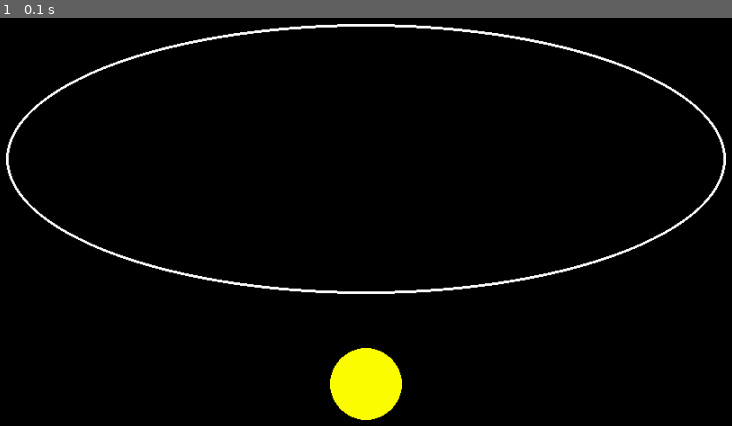
Above: before the commit, frame 1.
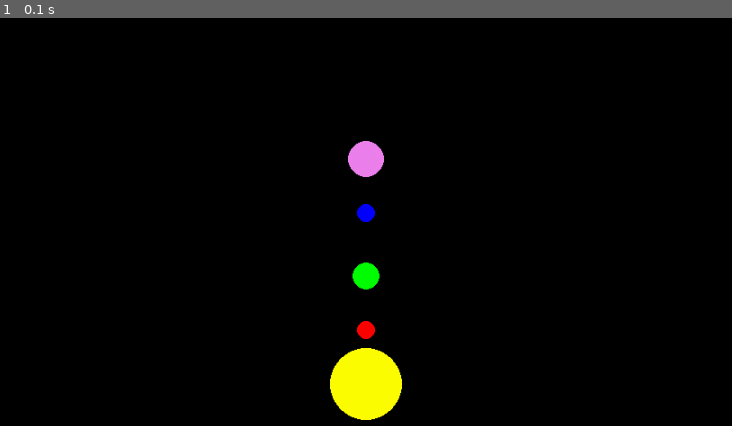
Above: after the commit, the same moment.

Repository: myhotchoc/Space-Simulator
Game: pygame game, started from Pygame Environmetnt.py
Two runs of this game, one before a commit and one after it. Both use one fixed random seed, a clock stepped at 60 frames per second and the inputs below.
Inputs:
- Up to frame 1 (0.1 s): no input

The runs differ from the first frame. In frame 1, 2.6% of the frame differs, in the area x 0-100%, y 1-79%.

Commit message:
Update Pygame Environmetnt.py

Diff:
--- a/Pygame Environmetnt.py
+++ b/Pygame Environmetnt.py
@@ -14,13 +14,24 @@
 GREEN = (0, 255, 0)
 RED = (255, 0, 0)
 YELLOW = (255,255,0)
+BLUE = (0, 0, 255)
+PURPLE = (238, 130, 238)
 
 class Planet(object):
-    def __init__(self, radius, orbital_dist, colour, speed):
+    def __init__(self, radius, orbital_dist, colour, speed, window):
         self.radius = radius
         self.orbital_dist = orbital_dist
         self.colour = colour
         self.speed = speed
+        self.window = window
+
+        #pygame.draw.circle(scree)
+
+    def placePlanet(self):
+
+        planet_pos = (centre[0], centre[1] - self.orbital_dist)
+
+        pygame.draw.circle(self.window, self.colour, planet_pos, self.radius)
 
 # Window size
 win_size = (1000, 1000)
@@ -30,7 +41,6 @@
 
 # Defining centre of screen
 centre = (int(win_size[0]/2), int(win_size[1]/2))
-pos = centre
 
 #Initialise window
 pygame.init()
@@ -48,16 +58,31 @@
         if item.type == pygame.QUIT:
             game_loop = False
 
-        #if item.type == pygame.MOUSEBUTTONUP:
-            #pos = (random.randint(0, win_size[0]), random.randint(0, win_size[1]))
-        #soz but this isn't needed becuase the sun doesn't move
+        if item.type == pygame.MOUSEBUTTONUP:
+            p1 = Planet(50, 1, RED, 10, screen)
+            p1.placePlanet()
+
 
     # Black background, white circle in centre
     screen.fill(BLACK)
-    circle1 = pygame.draw.circle(screen, YELLOW, pos, 40)
+
+    ## (win, col, pos, r)
+    sun = pygame.draw.circle(screen, YELLOW, centre, 40)
+
+    p1 = Planet(10, 60, RED, 10, screen)
+    p1.placePlanet()
+
+    p2 = Planet(15, 120, GREEN, 10, screen)
+    p2.placePlanet()
+
+    p3 = Planet(10, 190, BLUE, 10, screen)
+    p3.placePlanet()
+
+    p4 = Planet(20, 250, PURPLE, 10, screen)
+    p4.placePlanet()
 
 
-    ellipse1 = pygame.draw.ellipse(screen, WHITE, [100,100,800,300], 3)
+    #ellipse1 = pygame.draw.ellipse(screen, WHITE, [100,100,800,300], 3)
 
     # Update Screen, set framerate
     pygame.display.flip()
